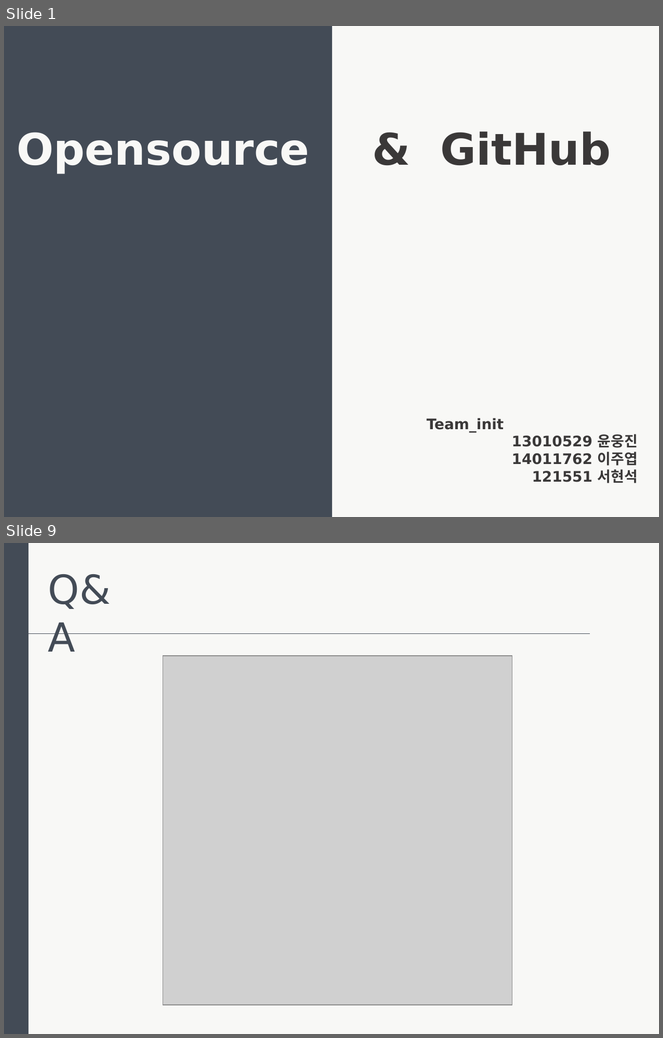
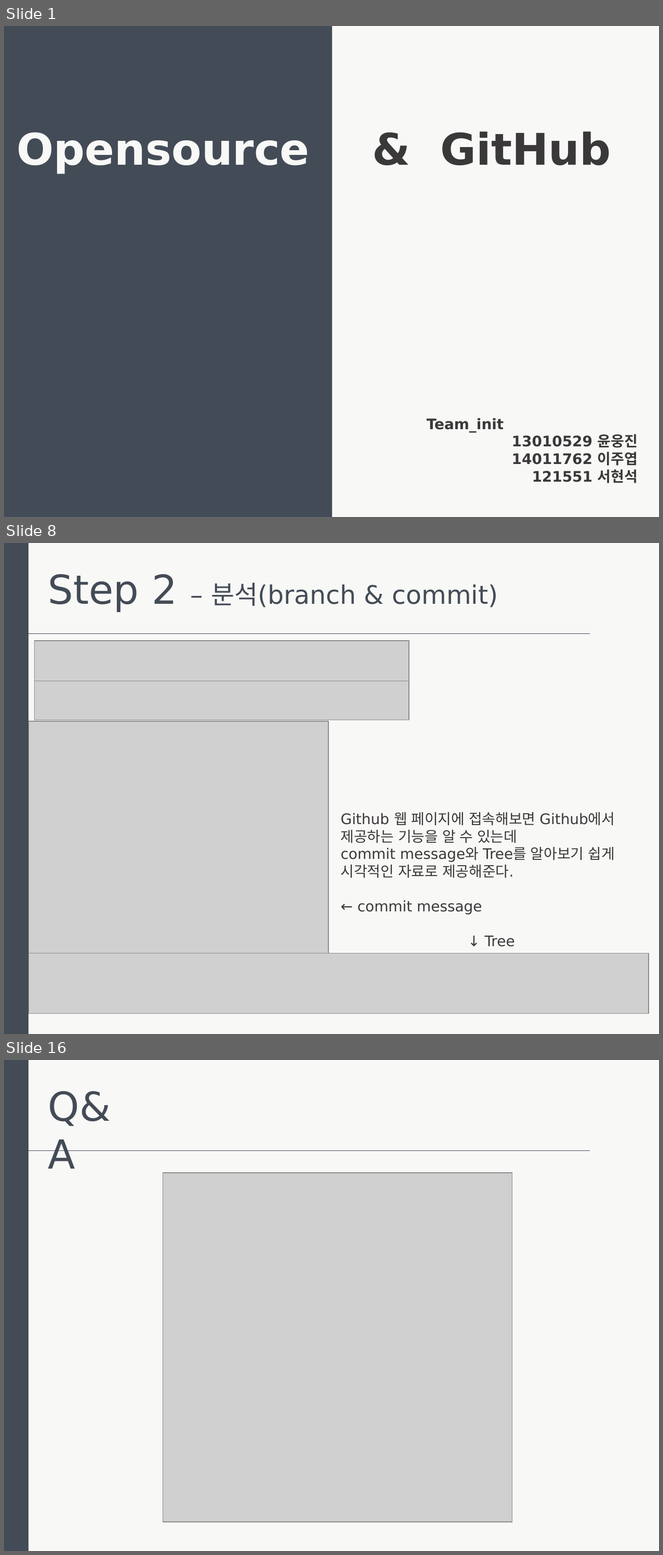
Before and after one commit to Unoong/DoorLockCode, a slide deck: 발표자료.pptx. Shown one above the other, each under a label of ours: slides 1 and 9 before the commit, slides 1, 8 and 16 after it; the slides between them are not shown. The pictures are 663x1038 and 663x1555 pixels, drawn with LibreOffice and Linux fonts; fonts in the diff are those of the drawing; grey boxes stand for pictures. Boxes give left, top, right and bottom in pixels: in the first picture for what was removed or moved away, otherwise in the second. Text is boxed around its words. In the diff, an @@ line names an element or a change of style, - is before the commit and + after.

```diff
--- a/발표자료.pptx
+++ b/발표자료.pptx
@@ slide 8 added at (4, 543, 659, 1034), background #F8F8F6 @@
@@ rectangle added at (4, 543, 29, 1034), fill #434B56 @@
@@ text added at (48, 574, 499, 612), 28 pt, text #434B56 @@
+Step 2 – 분석(branch & commit)
@@ line added from (29, 634) to (591, 634), #434B56 0.5 pt @@
@@ picture added at (34, 641, 409, 681) @@
@@ picture added at (34, 681, 409, 720) @@
@@ picture added at (29, 721, 329, 953) @@
@@ text added at (341, 812, 615, 947), 16 pt, text #3A3838 @@
+Github 웹 페이지에 접속해보면 Github에서 제공하는 기능을 알 수 있는데
+commit message와 Tree를 알아보기 쉽게 시각적인 자료로 제공해준다.
+← commit message
+↓ Tree
@@ picture added at (29, 953, 649, 1014) @@
@@ what was slide 9 is now slide 16 @@
```
Also in this commit, not shown: 3 slides changed, 10 other slides added, 4 slides removed.
